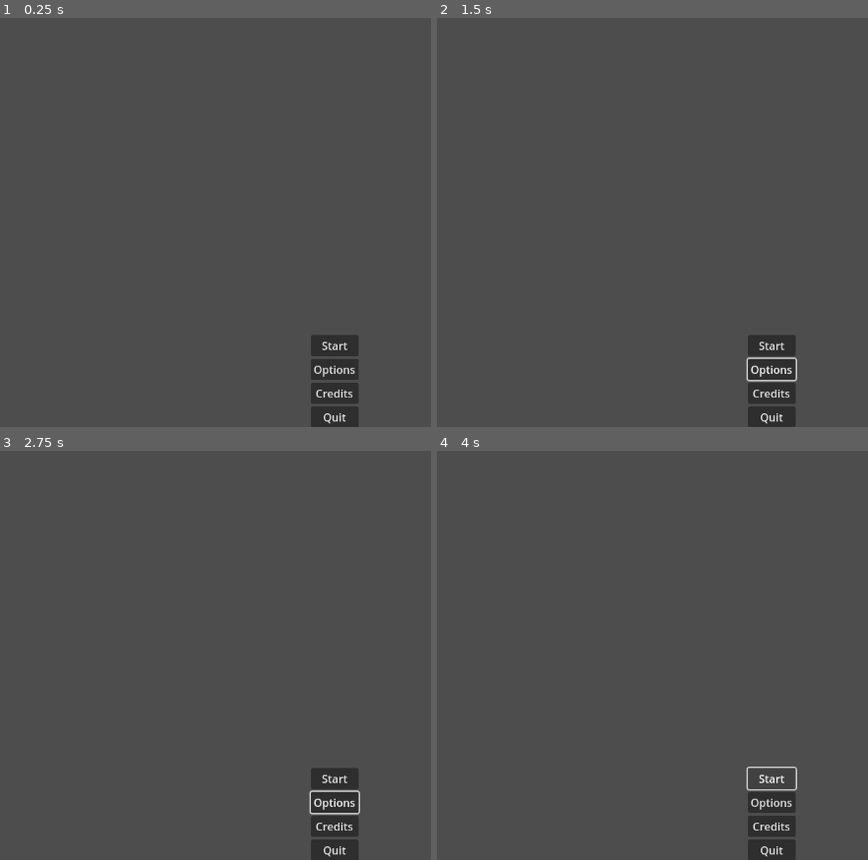
Above: before the commit, frames 1-4 (two rows, left to right).
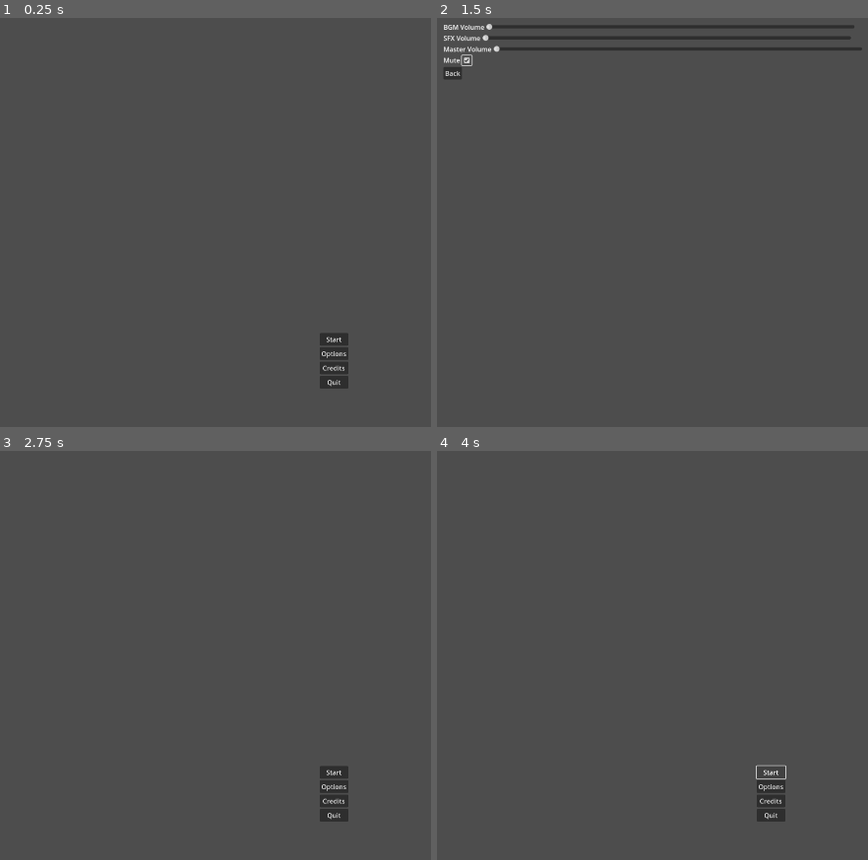
Above: after the commit, the same moments.

Repository: sentientfish/brackygamejam20251
Game: Godot game, scene res://menu.tscn
Same seed, same stepped clock (60 frames per second), same inputs: the game is played once before the commit and once after it.
Inputs (mouse positions are in pixels of both pictures, inside the frame that each line leads up to):
- Up to frame 1 (0.25 s): no input
- Up to frame 2 (1.5 s): click "Options" at 0.5 s; click (467, 58) at 1.27 s
- Up to frame 3 (2.75 s): click (17, 508) at 2 s, where only the run after the commit has a clickable "Back"
- Up to frame 4 (4 s): click "Start" at 2.75 s; click "Start" at 3.5 s

The runs differ from the first frame. In frame 1, 1.7% of the frame differs, in the area x 72-84%, y 77-100%; in frame 2, 4.3%, in the area x 1-99%, y 1-100%; in frame 3, 1.8%; in frame 4, 1.7%.

Commit message:
options menu

Diff:
--- a/menu.gd
+++ b/menu.gd
@@ -17,6 +17,7 @@
 
 func _on_options_button_pressed() -> void:
 	print("Options Button Pressed!")
+	get_tree().change_scene_to_file("res://options.tscn")
 
 
 func _on_credits_button_pressed() -> void:
--- a/menu.tscn
+++ b/menu.tscn
@@ -5,8 +5,8 @@
 [node name="Menu" type="Control"]
 layout_mode = 3
 anchors_preset = 0
-offset_right = 1153.0
-offset_bottom = 649.0
+offset_right = 1920.0
+offset_bottom = 1080.0
 script = ExtResource("1_2cy20")
 
 [node name="MarginContainer" type="MarginContainer" parent="."]
@@ -17,8 +17,9 @@
 anchor_right = 0.5
 anchor_bottom = 1.0
 offset_left = -35.0
-offset_top = -136.0
+offset_top = -230.0
 offset_right = 35.0
+offset_bottom = -94.0
 grow_horizontal = 2
 grow_vertical = 0
 
--- /dev/null
+++ b/options.gd
@@ -0,0 +1,23 @@
+extends Control
+
+
+# Called when the node enters the scene tree for the first time.
+func _ready() -> void:
+	pass # Replace with function body.
+
+
+# Called every frame. 'delta' is the elapsed time since the previous frame.
+func _process(delta: float) -> void:
+	pass
+
+
+func _on_options_back_button_pressed() -> void:
+	print("Options Back Button clicked!")
+	get_tree().change_scene_to_file("res://menu.tscn")
+
+
+func _on_mute_check_box_toggled(toggled_on: bool) -> void:
+	print("Options Mute Checkbox toggled!")
+	for bus_index in range(0, AudioServer.bus_count):
+		print("Muting audio bus #" + str(bus_index) + ": " + AudioServer.get_bus_name(bus_index))
+		AudioServer.set_bus_mute(bus_index, true)
--- /dev/null
+++ b/options.tscn
@@ -0,0 +1,90 @@
+[gd_scene load_steps=2 format=3 uid="uid://d054vt84axkvt"]
+
+[ext_resource type="Script" path="res://options.gd" id="1_q1k3b"]
+
+[node name="Options" type="Control"]
+layout_mode = 3
+anchors_preset = 15
+anchor_right = 1.0
+anchor_bottom = 1.0
+grow_horizontal = 2
+grow_vertical = 2
+script = ExtResource("1_q1k3b")
+
+[node name="MarginContainer" type="MarginContainer" parent="."]
+layout_mode = 1
+anchors_preset = 8
+anchor_left = 0.5
+anchor_top = 0.5
+anchor_right = 0.5
+anchor_bottom = 0.5
+offset_left = -800.0
+offset_top = -450.0
+offset_right = 800.0
+offset_bottom = 450.0
+grow_horizontal = 2
+grow_vertical = 2
+
+[node name="VBoxContainer" type="VBoxContainer" parent="MarginContainer"]
+layout_mode = 2
+
+[node name="BGMVolumeContainer" type="HBoxContainer" parent="MarginContainer/VBoxContainer"]
+layout_mode = 2
+
+[node name="Label" type="Label" parent="MarginContainer/VBoxContainer/BGMVolumeContainer"]
+layout_mode = 2
+size_flags_horizontal = 0
+text = "BGM Volume"
+
+[node name="HSlider" type="HSlider" parent="MarginContainer/VBoxContainer/BGMVolumeContainer"]
+custom_minimum_size = Vector2(900, 0)
+layout_mode = 2
+size_flags_horizontal = 8
+size_flags_vertical = 4
+
+[node name="SFXVolumeContainer" type="HBoxContainer" parent="MarginContainer/VBoxContainer"]
+layout_mode = 2
+
+[node name="Label" type="Label" parent="MarginContainer/VBoxContainer/SFXVolumeContainer"]
+layout_mode = 2
+size_flags_horizontal = 0
+text = "SFX Volume"
+
+[node name="HSlider" type="HSlider" parent="MarginContainer/VBoxContainer/SFXVolumeContainer"]
+custom_minimum_size = Vector2(900, 0)
+layout_mode = 2
+size_flags_horizontal = 8
+size_flags_vertical = 4
+
+[node name="MasterVolumeContainer" type="HBoxContainer" parent="MarginContainer/VBoxContainer"]
+layout_mode = 2
+
+[node name="Label" type="Label" parent="MarginContainer/VBoxContainer/MasterVolumeContainer"]
+layout_mode = 2
+size_flags_horizontal = 0
+text = "Master Volume"
+
+[node name="HSlider" type="HSlider" parent="MarginContainer/VBoxContainer/MasterVolumeContainer"]
+custom_minimum_size = Vector2(900, 0)
+layout_mode = 2
+size_flags_horizontal = 8
+size_flags_vertical = 4
+
+[node name="MuteButtonContainer" type="HBoxContainer" parent="MarginContainer/VBoxContainer"]
+layout_mode = 2
+
+[node name="Label" type="Label" parent="MarginContainer/VBoxContainer/MuteButtonContainer"]
+layout_mode = 2
+size_flags_horizontal = 0
+text = "Mute"
+
+[node name="MuteCheckBox" type="CheckBox" parent="MarginContainer/VBoxContainer/MuteButtonContainer"]
+layout_mode = 2
+
+[node name="OptionsBackButton" type="Button" parent="MarginContainer/VBoxContainer"]
+layout_mode = 2
+size_flags_horizontal = 0
+text = "Back"
+
+[connection signal="toggled" from="MarginContainer/VBoxContainer/MuteButtonContainer/MuteCheckBox" to="." method="_on_mute_check_box_toggled"]
+[connection signal="pressed" from="MarginContainer/VBoxContainer/OptionsBackButton" to="." method="_on_options_back_button_pressed"]
--- a/project.godot
+++ b/project.godot
@@ -14,3 +14,8 @@
 run/main_scene="res://menu.tscn"
 config/features=PackedStringArray("4.3", "Forward Plus")
 config/icon="res://icon.svg"
+
+[display]
+
+window/size/viewport_width=1920
+window/size/viewport_height=1080
